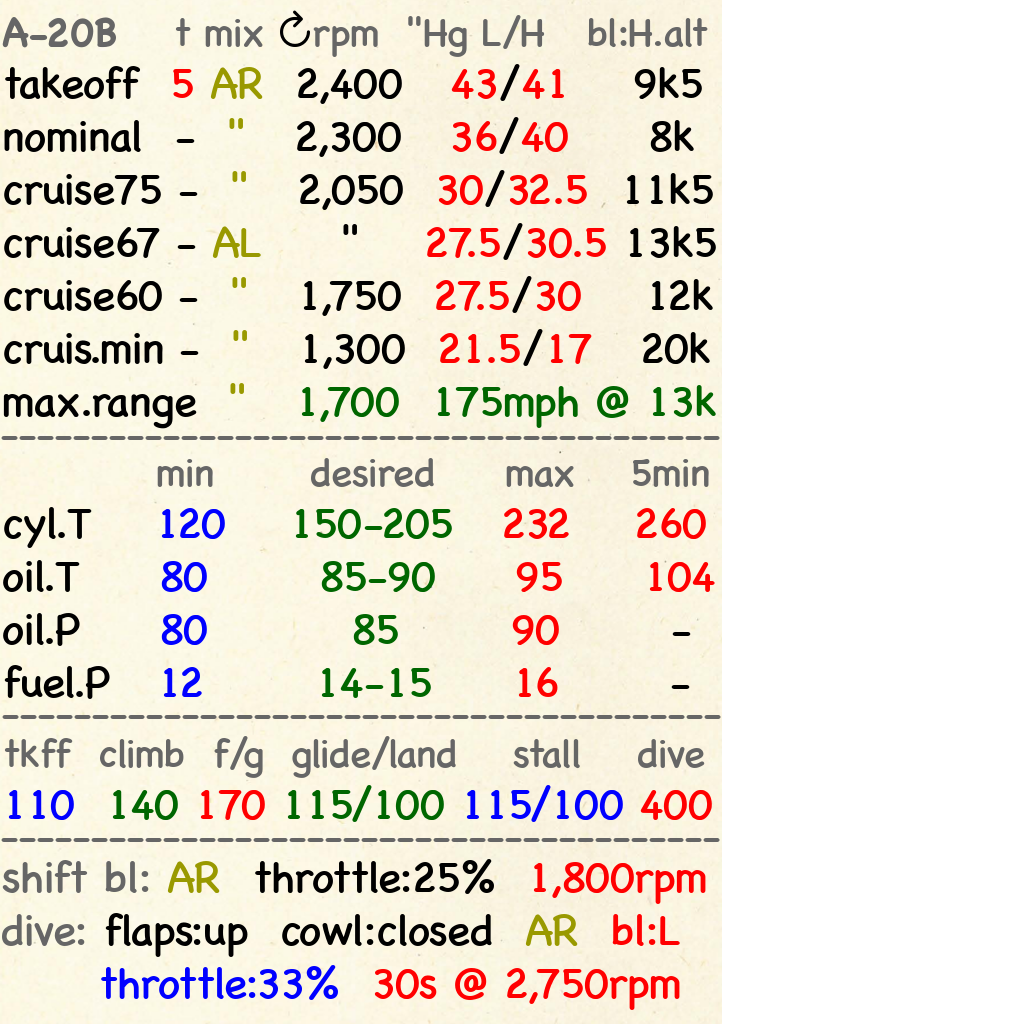
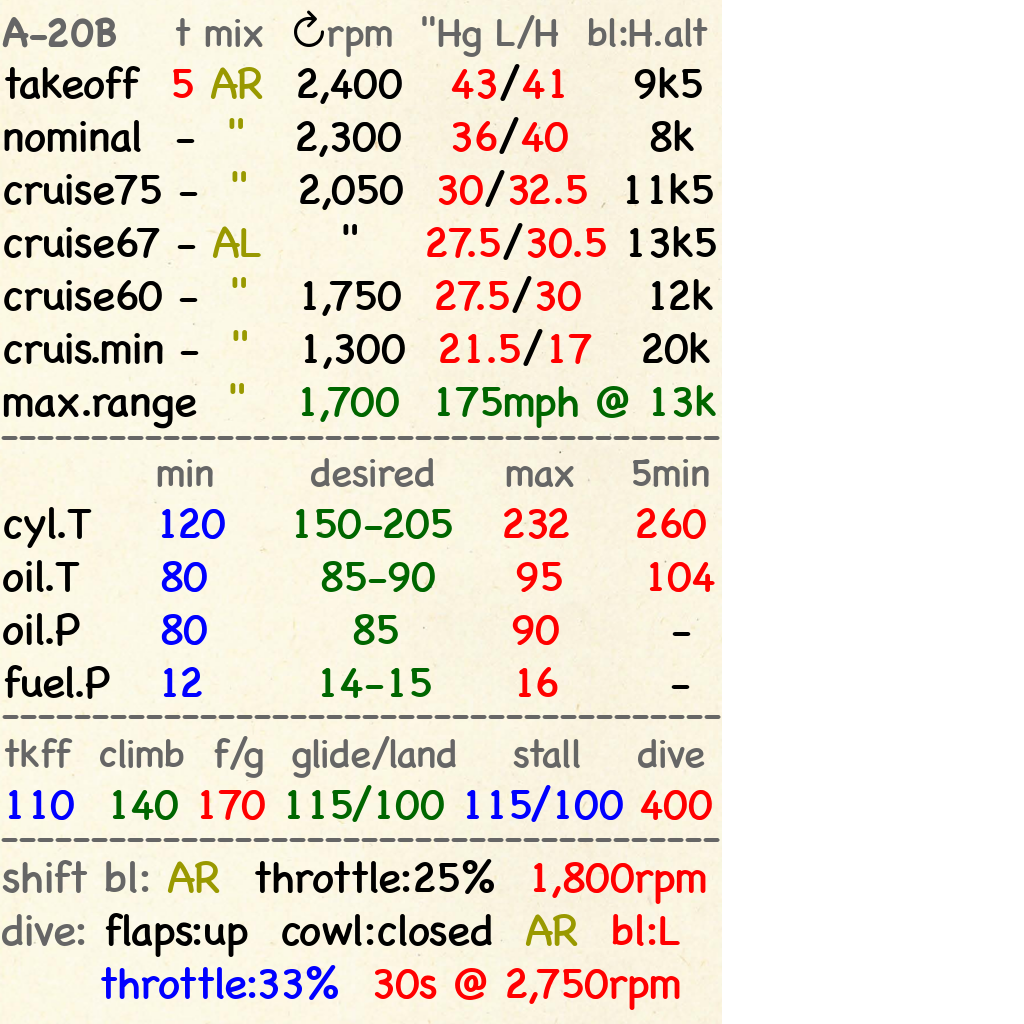
Two versions of the same layered image (1024x1024). Layer-by-layer changes:
painted on "A-20B t mix ↻rpm 'Hg L/H ..." over box(280, 10, 559, 57)
